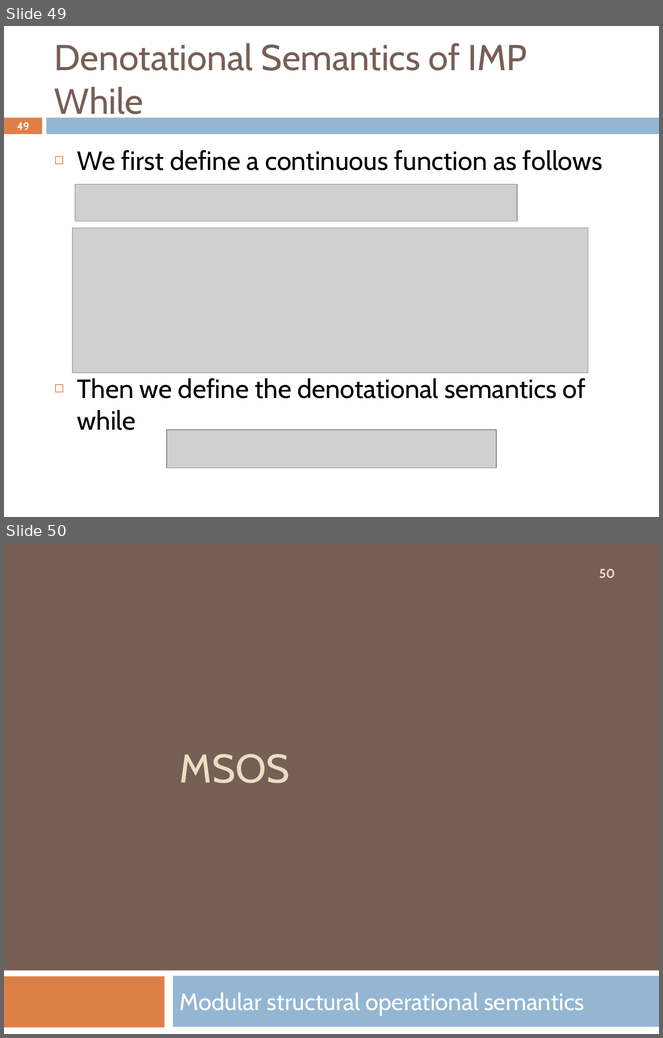
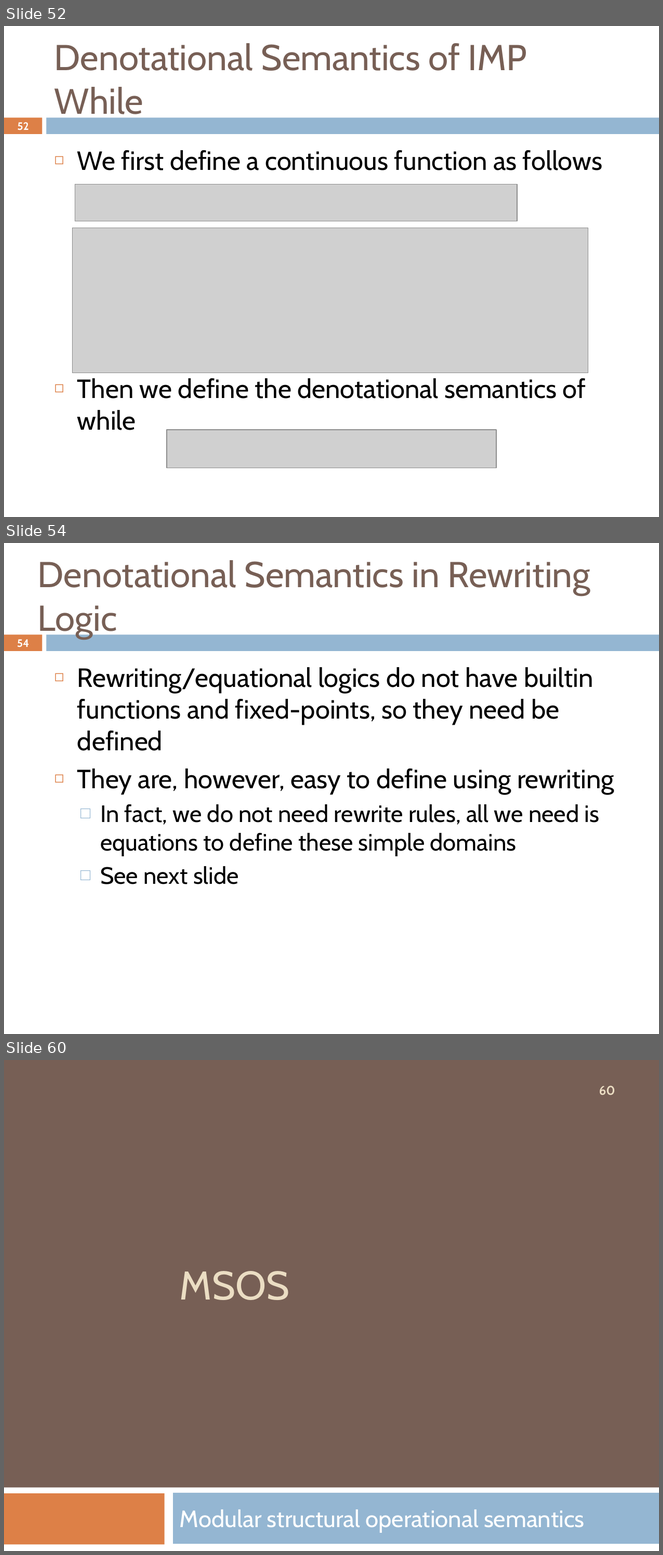
Before and after one commit to Formal-Systems-Laboratory/fsl.cs.illinois.edu, a slide deck: teaching/2021/cs522/02-Conventional-Executable-Semantics.pptx. Shown one above the other, each under a label of ours: slides 49 and 50 before the commit, slides 52, 54 and 60 after it; the slides between them are not shown. The pictures are 663x1038 and 663x1555 pixels, drawn with LibreOffice and Linux fonts; fonts in the diff are those of the drawing; grey boxes stand for pictures. Boxes give left, top, right and bottom in pixels: in the first picture for what was removed or moved away, otherwise in the second. Text is boxed around its words. In the diff, an @@ line names an element or a change of style, - is before the commit and + after.

```diff
--- a/teaching/2021/cs522/02-Conventional-Executable-Semantics.pptx
+++ b/teaching/2021/cs522/02-Conventional-Executable-Semantics.pptx
@@ slide 54 added at (x1=4, y1=543, x2=659, y2=1034), background #FFFFFF; not listed: 2 template elements that a slide beside it also shows @@
@@ title added at (x1=38, y1=560, x2=591, y2=639), 39.6 pt, text #775F55 @@
+Denotational Semantics in Rewriting Logic
@@ page number added at (x1=17, y1=639, x2=29, y2=647), 11.9 pt, text #FFFFFF, bold @@
+54
@@ text added at (x1=77, y1=667, x2=614, y2=885), 29 pt, text #000000 @@
+◻ Rewriting/equational logics do not have builtin functions and fixed-points, so they need be defined
+◻ They are, however, easy to define using rewriting
+  □ In fact, we do not need rewrite rules, all we need is equations to define these simple domains
+  □ See next slide
@@ what was slide 49 is now slide 52 @@
@@ page number at (x1=18, y1=122, x2=29, y2=130): text changed @@
-49
+52
@@ what was slide 50 is now slide 60 @@
@@ page number at (x1=599, y1=1085, x2=616, y2=1095): text changed @@
-50
+60
```
Also in this commit, not shown: 19 other slides added, 1 other file.
